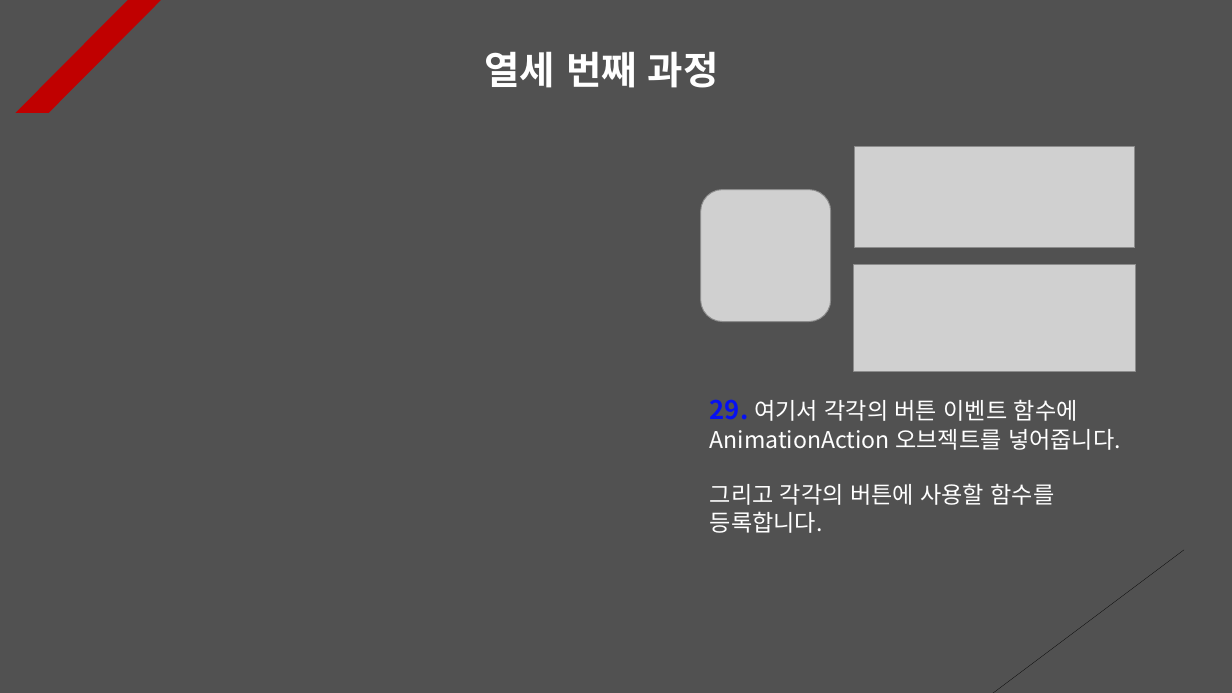
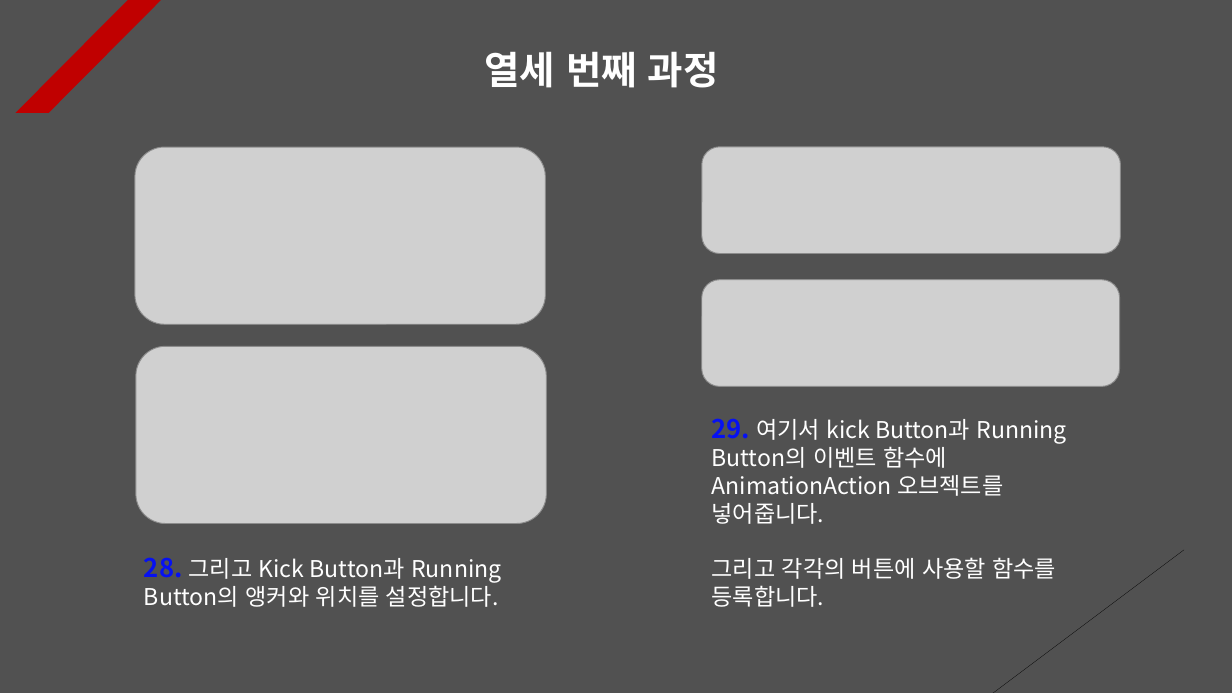
Before and after one commit to Unity2033/3D-UnityEngine, a slide deck: slide 14 of Assets/Class/Animator & Blend Tree/PPT Data/Animation Example.pptx. Drawn at 1232x693 pixels with LibreOffice and Linux fonts; fonts in the diff are those of the drawing; grey boxes stand for pictures. Boxes give left, top, right and bottom in pixels: in the first picture for what was removed or moved away, otherwise in the second. Text is boxed around its words. In the diff, an @@ line names an element or a change of style, - is before the commit and + after.

```diff
--- a/Assets/Class/Animator & Blend Tree/PPT Data/Animation Example.pptx
+++ b/Assets/Class/Animator & Blend Tree/PPT Data/Animation Example.pptx
@@ picture added at [135,147,545,324] @@
@@ picture: place and size @@
-picture at [855,147,1135,248]
+picture at [702,147,1121,253]
@@ picture removed at [701,189,831,322] @@
@@ picture: place and size @@
-picture at [854,264,1136,372]
+picture at [702,280,1120,386]
@@ picture added at [136,347,546,524] @@
@@ text "29. 여기서 kick Button과 Running ...": place and size @@
-text "29. 여기서 kick Button과 Running ..." at [710,399,1121,533]
+text "29. 여기서 kick Button과 Running ..." at [712,418,1067,607]
@@ text at [712,418,1067,524]: text changed @@
-29. 여기서 각각의 버튼 이벤트 함수에 AnimationAction 오브젝트를 넣어줍니다.
+29. 여기서 kick Button과 Running Button의 이벤트 함수에 AnimationAction 오브젝트를 넣어줍니다.
@@ text added at [144,557,501,607], 18 pt, text #FFFFFF @@
+28. 그리고 Kick Button과 Running Button의 앵커와 위치를 설정합니다.
```
Also in this commit, not shown: 4 other slides changed, 38 other files.
